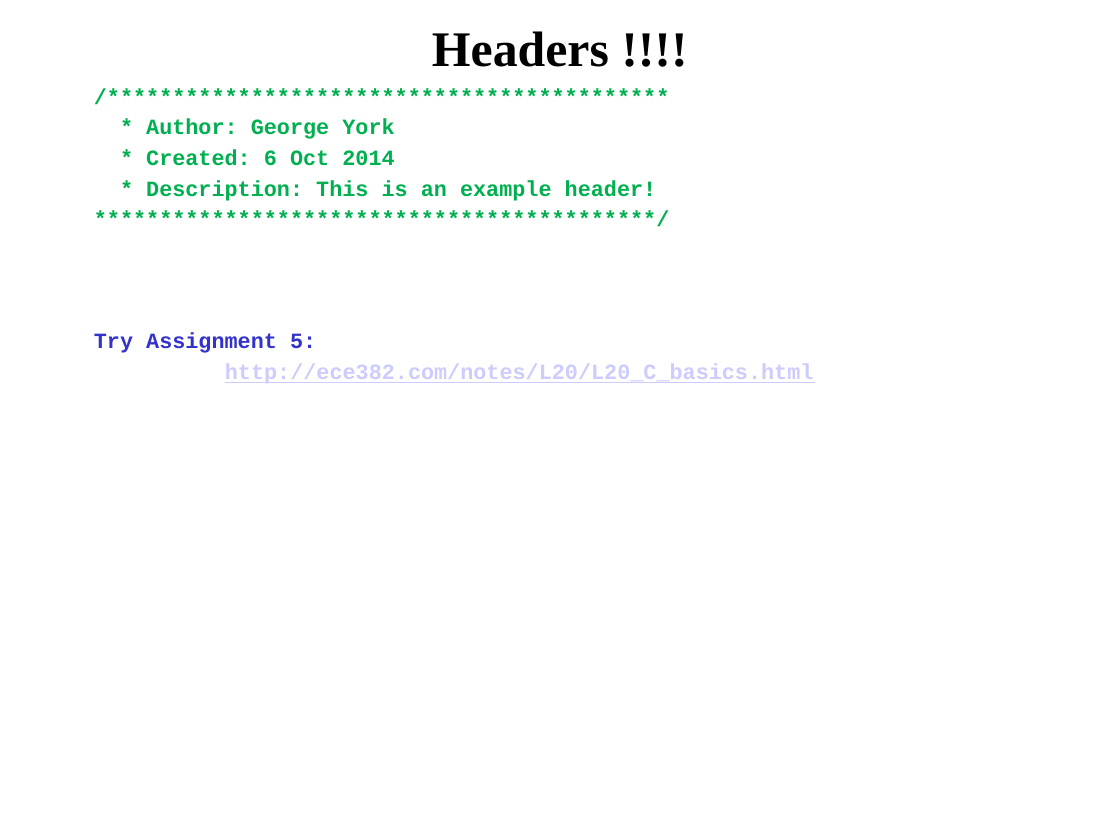
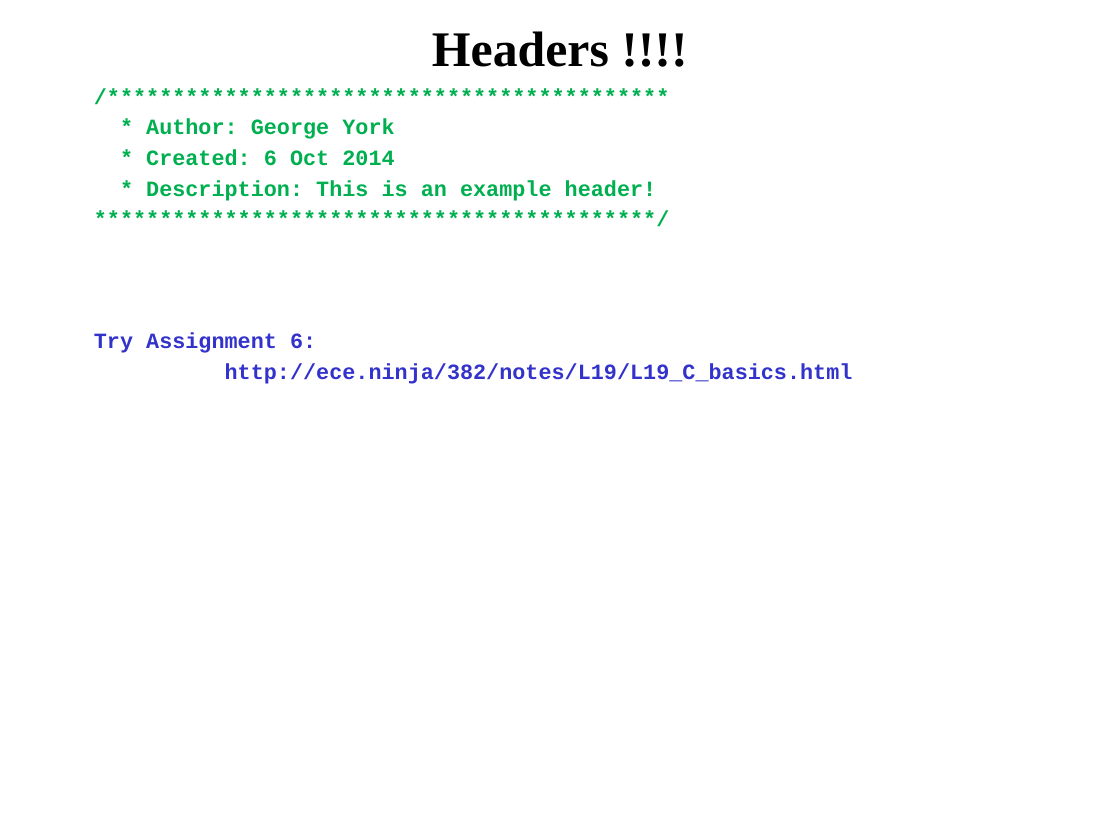
Before and after one commit to pw4rn3r/ECE382, a slide deck: slide 23 of notes/L19/Lsn19.pptx. Drawn at 1120x840 pixels with LibreOffice and Linux fonts; fonts in the diff are those of the drawing. Boxes give left, top, right and bottom in pixels: in the first picture for what was removed or moved away, otherwise in the second. Text is boxed around its words. In the diff, an @@ line names an element or a change of style, - is before the commit and + after.

Commit message:
fix link

```diff
--- a/notes/L19/Lsn19.pptx
+++ b/notes/L19/Lsn19.pptx
@@ text at [94, 332, 853, 384]: text changed; text colour #CCCCFF to #3333CC @@
-  Try Assignment 5:
-  http://ece382.com/notes/L20/L20_C_basics.html
+  Try Assignment 6:
+  http://ece.ninja/382/notes/L19/L19_C_basics.html
```
